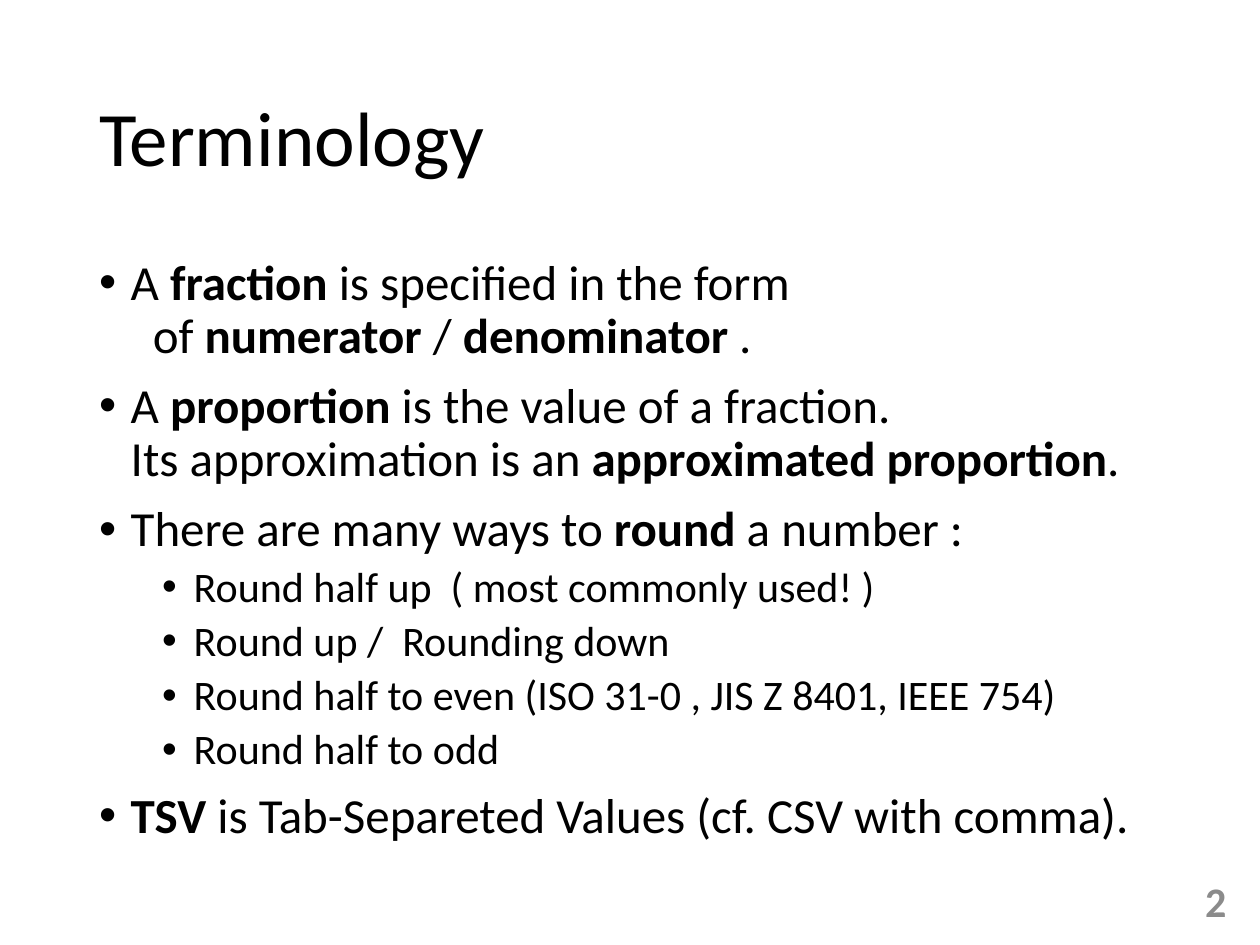
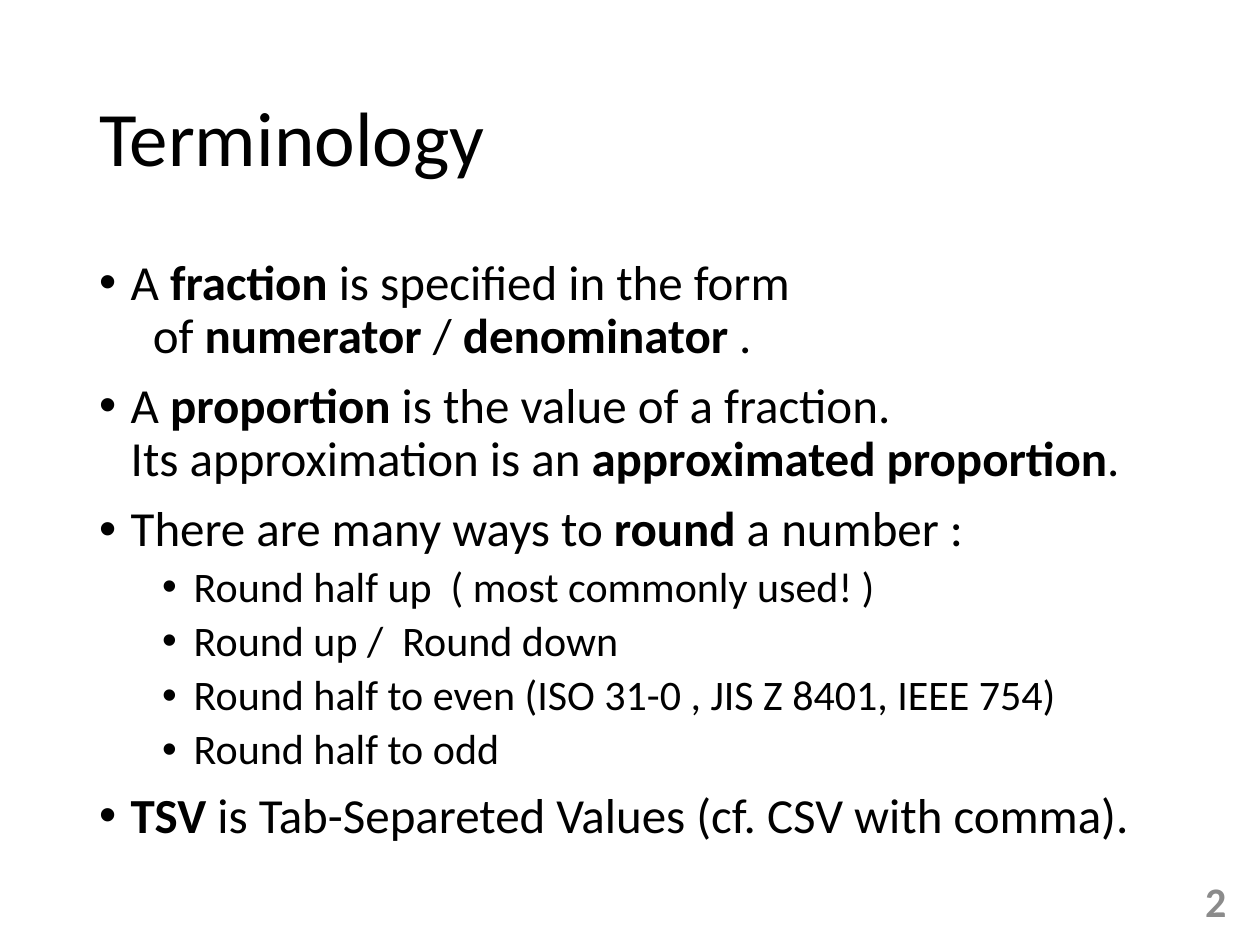
Before and after one commit to tulamili/App-denomfind, a slide deck: slide 2 of docs2/manipulation221022sat.pptx. Drawn at 1260x945 pixels with LibreOffice and Linux fonts; fonts in the diff are those of the drawing. Boxes give left, top, right and bottom in pixels: in the first picture for what was removed or moved away, otherwise in the second. Text is boxed around its words. In the diff, an @@ line names an element or a change of style, - is before the commit and + after.

```diff
--- a/docs2/manipulation221022sat.pptx
+++ b/docs2/manipulation221022sat.pptx
@@ text at bbox=[194, 626, 618, 663]: text changed @@
-  • Round up / Rounding down
+  • Round up / Round down
```
Also in this commit, not shown: 1 other slide changed, 6 slides added.
